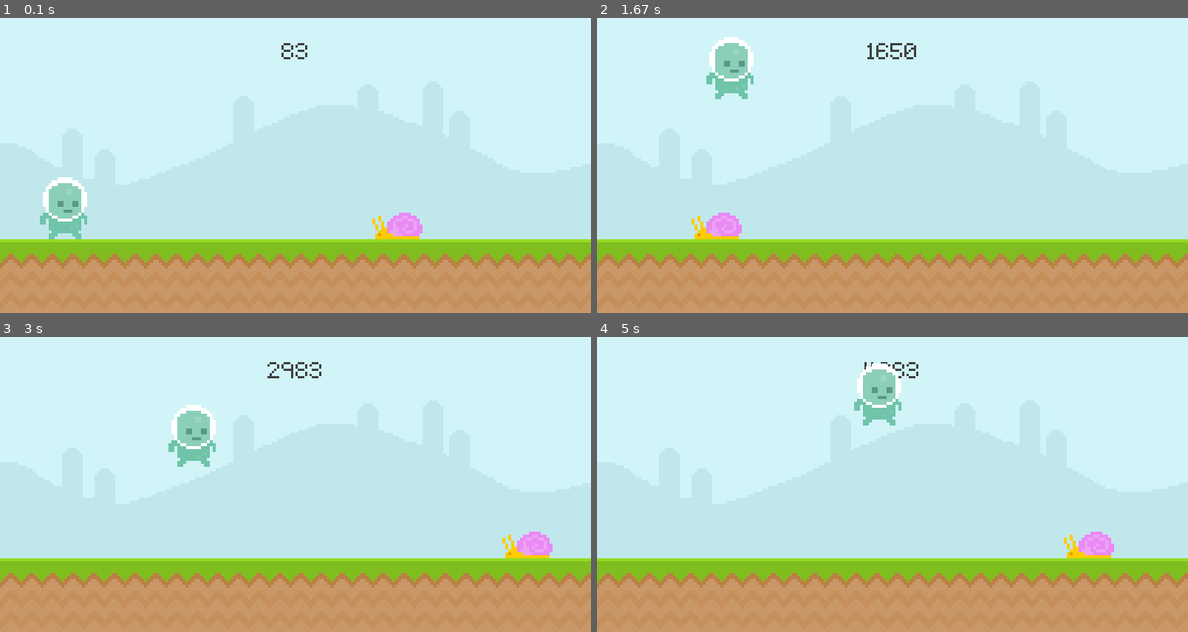
Above: before the commit, frames 1-4 (two rows, left to right).
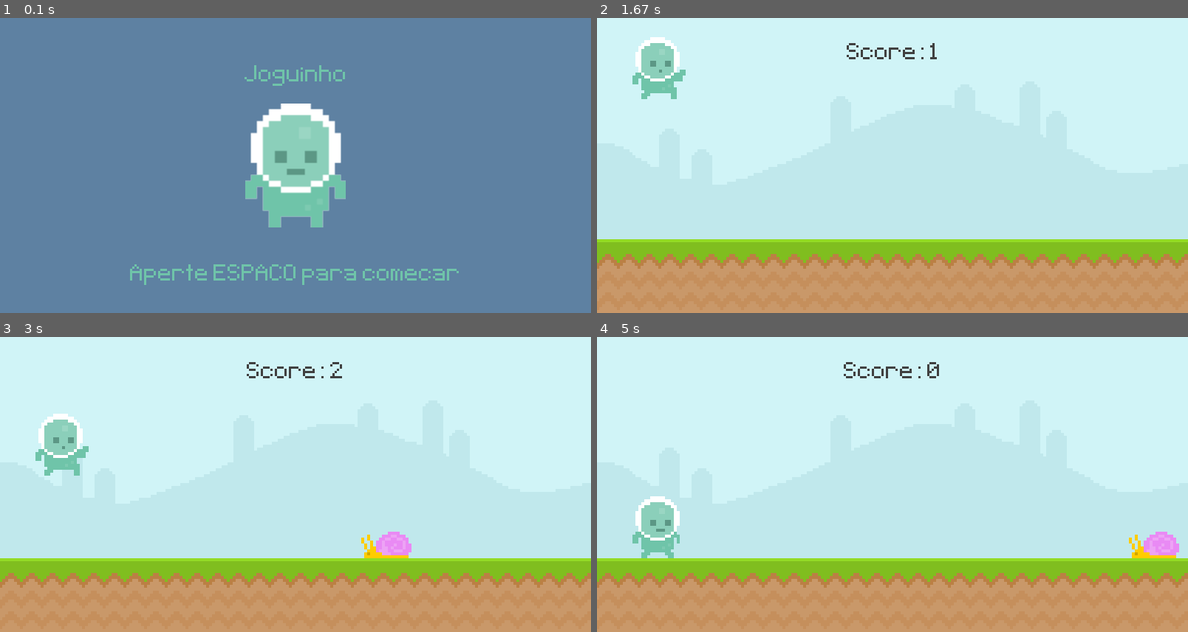
Above: after the commit, the same moments.

Repository: nicolinhaaaaaaas/JogoPygame
Game: pygame game, started from Tela.py
Same seed, same stepped clock (60 frames per second), same inputs: the game is played once before the commit and once after it.
Inputs (mouse positions are in pixels of both pictures, inside the frame that each line leads up to):
- Up to frame 1 (0.1 s): no input
- Up to frame 2 (1.67 s): tap Space at 0.33, 1.33 s; press the mouse at (998, 197) at 0.7 s; move the mouse to (975, 218) at 0.8 s; release the mouse at (945, 239) at 0.93 s; press the mouse at (656, 206) at 1.03 s; move the mouse to (715, 162) at 1.13 s; release the mouse at (768, 118) at 1.27 s
- Up to frame 3 (3 s): tap Space at 1.73, 2.03, 2.57, 2.87 s
- Up to frame 4 (5 s): tap Space at 3.63, 4.3, 4.6 s; click (1075, 481) at 3.95 s

The runs differ from the first frame. In frame 1, 100% of the frame differs, in the area x 0-100%, y 0-100%; in frame 2, 3.4%; in frame 3, 4.0%; in frame 4, 3.9%.

Commit message:
finalizado

Diff:
--- a/Tela.py
+++ b/Tela.py
@@ -1,11 +1,134 @@
 import pygame
 from sys import exit
+from random import randint, choice
+
+
+
+class Player(pygame.sprite.Sprite):
+    def __init__(self):
+        super().__init__()
+        player_walk_1 = pygame.image.load('graphics/player/player_walk_1.png').convert_alpha()
+        player_walk_2 = pygame.image.load('graphics/player/player_walk_2.png').convert_alpha()
+        self.player_walk = [player_walk_1, player_walk_2]
+        self.player_index = 0
+        self.player_jump = pygame.image.load('graphics/player/jump.png').convert_alpha()
+
+        self.image = self.player_walk[self.player_index]
+        self.rect = self.image.get_rect(midbottom = (80,300))
+        self.gravity = 0
+
+        self.jump_sound = pygame.mixer.Sound('audio/jump.mp3')
+        self.jump_sound.set_volume(0.3)
+
+    def player_input(self):
+        keys = pygame.key.get_pressed()
+        if keys[pygame.K_SPACE] and self.rect.bottom >= 300:
+            self.gravity = -20
+            self.jump_sound.play()
+
+    def apply_gravity(self):
+        self.gravity += 1
+        self.rect.y += self.gravity
+        if self.rect.bottom >= 300:
+            self.rect.bottom = 300
+
+    def animation_state(self):
+        if self.rect.bottom < 300:
+            self.image = self.player_jump
+        else:
+            self.player_index += 0.1
+            if self.player_index >= len(self.player_walk): self.player_index = 0
+            self.image = self.player_walk[int(self.player_index)]
+
+    def update(self):
+        self.player_input()
+        self.apply_gravity()
+        self.animation_state()
+
+
+
+class Obstacle(pygame.sprite.Sprite):
+    def __init__(self, type):
+        super().__init__()
+
+        if type == 'fly':
+            fly_1 = pygame.image.load('graphics/fly/fly1.png').convert_alpha()
+            fly_2 = pygame.image.load('graphics/fly/fly2.png').convert_alpha()
+            self.frames = [fly_1, fly_2]
+            y_pos = 210
+        else:
+            snail_1 = pygame.image.load('graphics/snail/snail1.png').convert_alpha()
+            snail_2 = pygame.image.load('graphics/snail/snail2.png').convert_alpha()
+            self.frames = [snail_1, snail_2]
+            y_pos = 300
+
+        self.animation_index = 0
+        self.image = self.frames[self.animation_index]
+        self.rect = self.image.get_rect(midbottom = (randint(900, 1100), y_pos))
+
+    def animation_state(self):
+        self.animation_index += 0.1
+        if self.animation_index >= len(self.frames): self.animation_index = 0
+        self.image = self.frames[int(self.animation_index)]
+
+    def update(self):
+        self.animation_state()
+        self.rect.x -= 6
+        self.destroy
+
+    def destroy(self):
+        if self.rect.x <= -100:
+            self.kill
+
 
 def display_score():
-    current_time = pygame.time.get_ticks()
-    score_surface = test_font.render(f'{current_time}', False, (64,64,64))
+    current_time = int(pygame.time.get_ticks() / 1000) - start_time
+    score_surface = test_font.render(f'Score: {current_time}', False, (64,64,64))
     score_rect = score_surface.get_rect(center = (400, 50))
     screen.blit(score_surface, score_rect)
+    return current_time
+
+def obstacle_movement(obstacle_list):
+
+    if obstacle_list:
+        for obstacle_rect in obstacle_list:
+            obstacle_rect.x -= 5
+
+            if obstacle_rect.bottom == 300:
+                screen.blit(snail_surface, obstacle_rect)
+            else:
+                screen.blit(fly_surface, obstacle_rect)
+
+        obstacle_list = [obstacle for obstacle in obstacle_list if obstacle.x > -100] #isso garante que os obstaculos q saem da tela, somem
+
+        return obstacle_list
+    else: return []
+
+def collisions(player,obstacles):
+	if obstacles:
+		for obstacle_rect in obstacles:
+			if player.colliderect(obstacle_rect): return False
+	return True
+
+def collision_sprite():
+    if pygame.sprite.spritecollide(player.sprite, obstacle_group , False):
+        obstacle_group.empty( )
+        return False
+    else: return True
+
+def player_animation():
+    # animação de andar do personagem
+
+    global player_surface, player_index
+
+    if player_rect.bottom <300:
+        player_surface = player_jump
+    else:
+        player_index += 0.1
+        if player_index >= len(player_walk): player_index = 0
+        player_surface = player_walk[int(player_index)]
+
+
 
 pygame.init() #inicia o programa do pygame
 screen =  pygame.display.set_mode((800,400)) #largura e altura do display, da tela
@@ -15,7 +138,21 @@
 
 test_font = pygame.font.Font('font/Pixeltype.ttf', 50)
 
-game_active = True
+game_active = False
+
+start_time = 0
+
+score = 0
+
+# MUSICA #
+bg_music = pygame.mixer.Sound('audio/music.wav')
+bg_music.play(loops = -1) # isso faz dar loop pra sempre
+bg_music.set_volume(0.3)
+
+player = pygame.sprite.GroupSingle()
+player.add(Player())
+
+obstacle_group = pygame.sprite.Group()
 
 sky_surface = pygame.image.load('graphics/sky.png').convert()
 ground_surface = pygame.image.load('graphics/ground.png').convert()
@@ -23,13 +160,58 @@
 #score_surface = test_font.render('Meu Jogo', False, (64,64,64))
 #score_rect = score_surface.get_rect(center = (400, 50))
 
-snail_surface = pygame.image.load('graphics/snail/snail1.png').convert_alpha()
-snail_rect = snail_surface.get_rect(bottomright = (600, 300))
-
-player_surface = pygame.image.load('graphics/player/player_walk_1.png').convert_alpha()
+# TUDO ISSO AQUI ABAIXO PODIA SER DELETADO, PQ TA SENDO FEITO A MSM COISA NAS CLASSES
+
+#SNAIL
+snail_frame_1 = pygame.image.load('graphics/snail/snail1.png').convert_alpha()
+snail_frame_2 = pygame.image.load('graphics/snail/snail2.png').convert_alpha()
+snail_frames = [snail_frame_1, snail_frame_2]
+snail_frame_index = 0
+snail_surface = snail_frames[snail_frame_index]
+
+#FLY
+fly_frame_1 = pygame.image.load('graphics/fly/fly1.png').convert_alpha()
+fly_frame_2 = pygame.image.load('graphics/fly/fly2.png').convert_alpha()
+fly_frames = [fly_frame_1, fly_frame_2]
+fly_frame_index = 0
+fly_surface = fly_frames[fly_frame_index]
+
+obstacle_rect_list = []
+
+#PLAYER
+player_walk_1 = pygame.image.load('graphics/player/player_walk_1.png').convert_alpha()
+player_walk_2 = pygame.image.load('graphics/player/player_walk_2.png').convert_alpha()
+player_walk = [player_walk_1, player_walk_2]
+player_index = 0
+player_jump = pygame.image.load('graphics/player/jump.png').convert_alpha()
+
+player_surface = player_walk[player_index]
 player_rect = player_surface.get_rect(midbottom = (80, 300))
-
 player_gravity = 0
+
+# DAQUI PRA CIMA É INUTIL
+
+#INTRO SCREEN
+player_stand = pygame.image.load('graphics/player/player_stand.png').convert_alpha()
+player_stand = pygame.transform.rotozoom(player_stand, 0, 2)
+player_stand_rect = player_stand.get_rect(center = (400, 200))
+
+title_surface = test_font.render('Joguinho', False, (111, 196, 169))
+title_rect = title_surface.get_rect(center = (400, 80))
+
+game_message = test_font.render('Aperte ESPACO para comecar', False, (111, 196, 169))
+game_message_rect = game_message.get_rect(center = (400, 350))
+
+# TIMER
+obstacle_timer = pygame.USEREVENT + 1
+pygame.time.set_timer(obstacle_timer, 1500)
+
+snail_animation_timer = pygame.USEREVENT + 2
+pygame.time.set_timer(snail_animation_timer, 500)
+
+fly_animation_timer = pygame.USEREVENT +3
+pygame.time.set_timer(fly_animation_timer, 200)
+
 
 while True: # tem que colocar no while true que vai durar pra sempre, pra tela n sumir
 
@@ -53,8 +235,25 @@
         else:
             if event.type == pygame.KEYDOWN and event.key == pygame.K_SPACE:
                 game_active = True
-                snail_rect.left = 800
-
+                start_time = int(pygame.time.get_ticks() / 1000)
+
+        if game_active:
+            if event.type == obstacle_timer:
+                obstacle_group.add(Obstacle(choice(['fly', 'snail', 'snail', 'snail']))) # isso faz com que o programa escolha aleatoriamente oq spawnar
+                #if randint(0,2):
+                #    obstacle_rect_list.append(snail_surface.get_rect(bottomright = (randint(900, 1100), 300)))
+                #else:
+                #    obstacle_rect_list.append(fly_surface.get_rect(bottomright = (randint(900, 1100), 200)))
+
+            if event.type == snail_animation_timer:
+                if snail_frame_index == 0: snail_frame_index = 1
+                else: snail_frame_index = 0
+                snail_surface = snail_frames[snail_frame_index]
+
+            if event.type == fly_animation_timer:
+                if fly_frame_index == 0: fly_frame_index = 1
+                else: fly_frame_index = 0
+                fly_surface = fly_frames[fly_frame_index]
 
 
     if game_active == True:
@@ -65,26 +264,49 @@
         #pygame.draw.rect(screen, '#c0e8ec', score_rect, 10)
 
         #screen.blit(score_surface, score_rect)
-        display_score()
-
-        snail_rect.x -= 4
-        if snail_rect.right <= 0: snail_rect.left = 800
-        screen.blit(snail_surface, snail_rect)
+        score = display_score()
+
+        #snail_rect.x -= 4
+        #if snail_rect.right <= 0: snail_rect.left = 800
+        #screen.blit(snail_surface, snail_rect)
 
         # PLAYER #
-        player_gravity += 1
-        player_rect.y += player_gravity
-        player_rect.left += 1
-        if player_rect.bottom >= 300: player_rect.bottom = 300
-        screen.blit(player_surface, player_rect)
+        #player_gravity += 1
+        #player_rect.y += player_gravity
+        #player_rect.left += 1
+        #if player_rect.bottom >= 300: player_rect.bottom = 300
+        #player_animation()
+        #screen.blit(player_surface, player_rect)
+        player.draw(screen)
+        player.update()
+
+        obstacle_group.draw(screen)
+        obstacle_group.update()
+
+        #OBSTACLE MOVEMENT#
+        #obstacle_rect_list = obstacle_movement(obstacle_rect_list)
 
         # COLLISION #
-
-        if snail_rect.colliderect(player_rect):
-            game_active = False
+        game_active = collision_sprite()
+        #game_active = collisions(player_rect, obstacle_rect_list)
 
     else:
-        screen.fill('Black')
+        screen.fill((94, 129, 162))
+        screen.blit(player_stand, player_stand_rect)
+        obstacle_rect_list.clear()
+        player_rect.midbottom = (80, 300)
+        player_gravity = 0
+
+        score_message = test_font.render(f'Sua pontuacao: {score}', False, (111, 196, 169))
+        score_message_rect = score_message.get_rect(center = (400, 350))
+
+        screen.blit(title_surface, title_rect)
+
+        #mostrando a pontução
+        if score == 0:
+            screen.blit(game_message, game_message_rect)
+        else:
+            screen.blit(score_message, score_message_rect)
 
     # desenhar todos os elementos
     #atualizar tudo
Not shown, changed: audio/Juhani Junkala [Retro Game Music Pack] Ending.wav
Not shown, changed: audio/Juhani Junkala [Retro Game Music Pack] Level 1.wav
Not shown, changed: audio/Juhani Junkala [Retro Game Music Pack] Level 2.wav
Not shown, changed: audio/Juhani Junkala [Retro Game Music Pack] Level 3.wav
Not shown, removed: audio/Juhani Junkala [Retro Game Music Pack] Title Screen.wav
Not shown, added: audio/jump.mp3
Not shown, added: audio/music.wav
